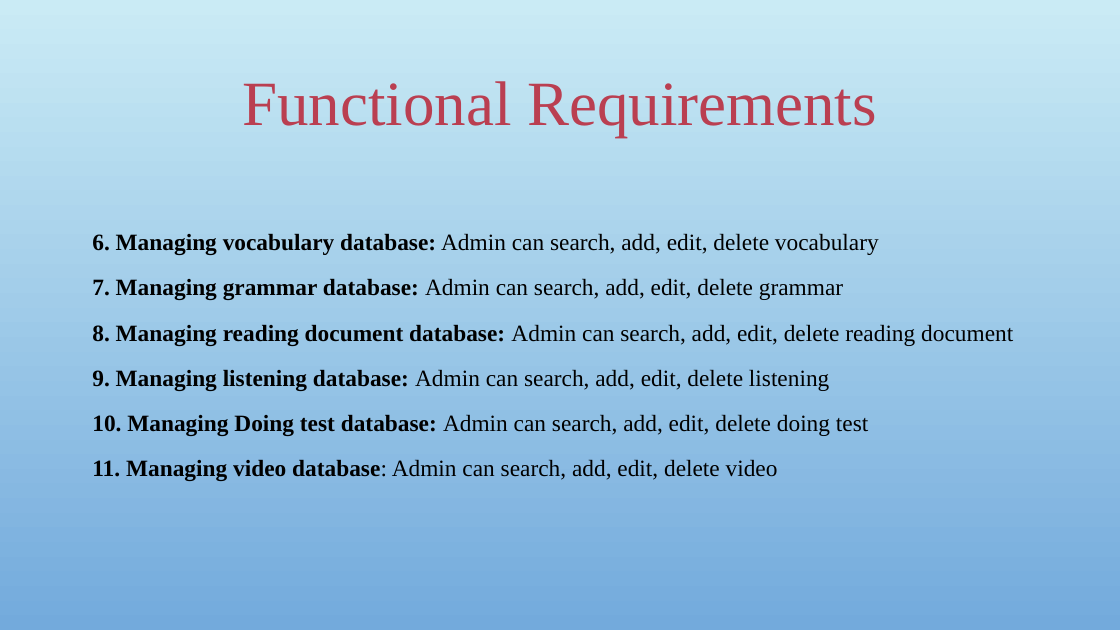
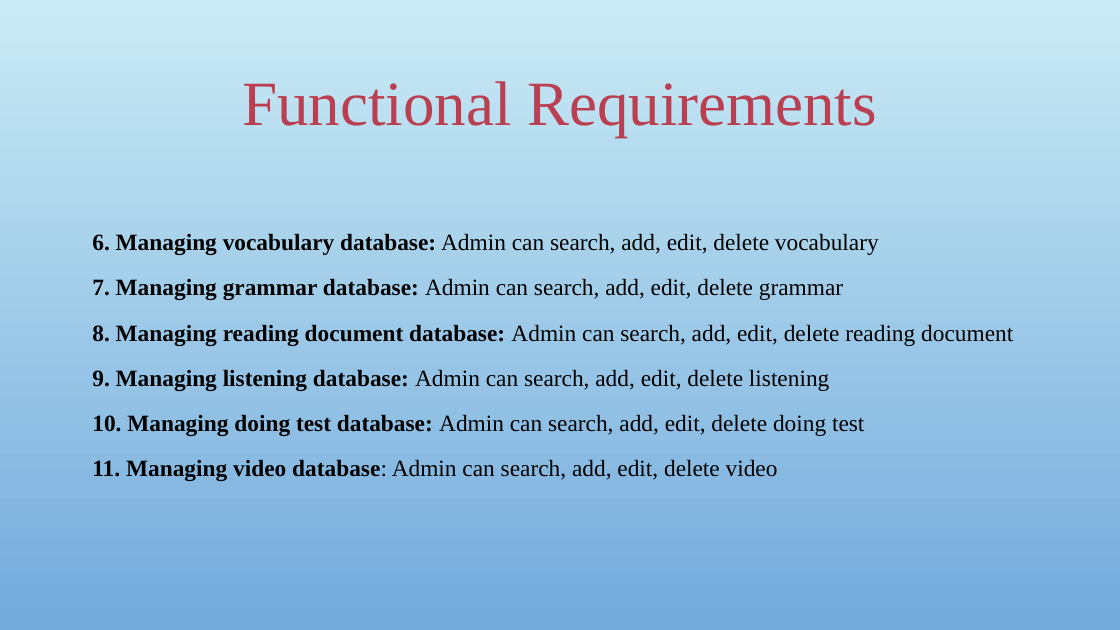
Before and after one commit to sangnvus/japanesedictionary, a slide deck: slide 13 of WIP/Documents/Report 1/UJD_VN_Examination_v1.0_EN/UJD_VN_ProjectOverview_v1.0.pptx. Drawn at 1120x630 pixels with LibreOffice and Linux fonts; fonts in the diff are those of the drawing; background and template pictures are left out. Boxes give left, top, right and bottom in pixels: in the first picture for what was removed or moved away, otherwise in the second. Text is boxed around its words. In the diff, an @@ line names an element or a change of style, - is before the commit and + after.

```diff
--- a/WIP/Documents/Report 1/UJD_VN_Examination_v1.0_EN/UJD_VN_ProjectOverview_v1.0.pptx
+++ b/WIP/Documents/Report 1/UJD_VN_Examination_v1.0_EN/UJD_VN_ProjectOverview_v1.0.pptx
@@ text at (x1=92, y1=414, x2=864, y2=436): text changed @@
-10. Managing Doing test database: Admin can search, add, edit, delete doing test
+10. Managing doing test database: Admin can search, add, edit, delete doing test
```
Also in this commit, not shown: 7 other slides changed, 11 slides added, 1 slide removed.
